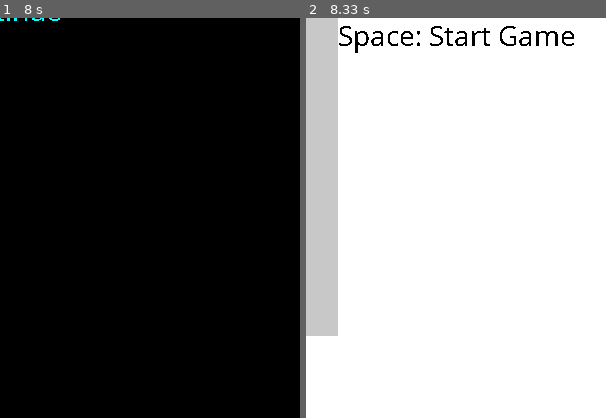
Above: before the commit, frames 1-2 (left to right).
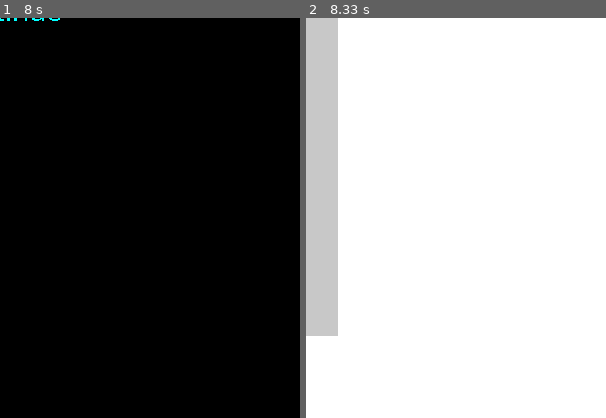
Above: after the commit, the same moments.

Repository: Dejvoid/tetris-py
Game: pygame game, started from tetris-pyGame/tetris_pyGame.py
Two runs of this game, one before a commit and one after it. Both use one fixed random seed, a clock stepped at 60 frames per second and the inputs below.
Inputs:
- Up to frame 1 (8 s): hold Up 0.83-1.3 s; hold Right 1.33-1.8 s; hold Left 2.9-3.37 s
- Up to frame 2 (8.33 s): tap Esc at 8.13 s
The pictures show only the part of the screen within x 40-90%, y 26-76%; the shares and areas given below are measured in that part.

Frame 1 is identical in both runs. In frame 2, 1.0% of the frame differs, in the area x 11-90%, y 2-9%.

Commit message:
minor change

Diff:
--- a/tetris-pyGame/tetris_pyGame.py
+++ b/tetris-pyGame/tetris_pyGame.py
@@ -352,7 +352,7 @@
 pygame.font.init()
 myfont = pygame.font.SysFont('Comic Sans MS', 30)
 
-controlsText = ["Controls:","UpArrow: Rotate","DownArrow: Speed Up", "LeftArrow: Move left", "RightArrow: Move right","ESC: Pause", "Space: Start Game"]
+controlsText = ["Controls:","UpArrow: Rotate","DownArrow: Speed Up", "LeftArrow: Move left", "RightArrow: Move right","ESC: Pause"]
 
 running = True
 counter = 0 # counter used in speed calculations
